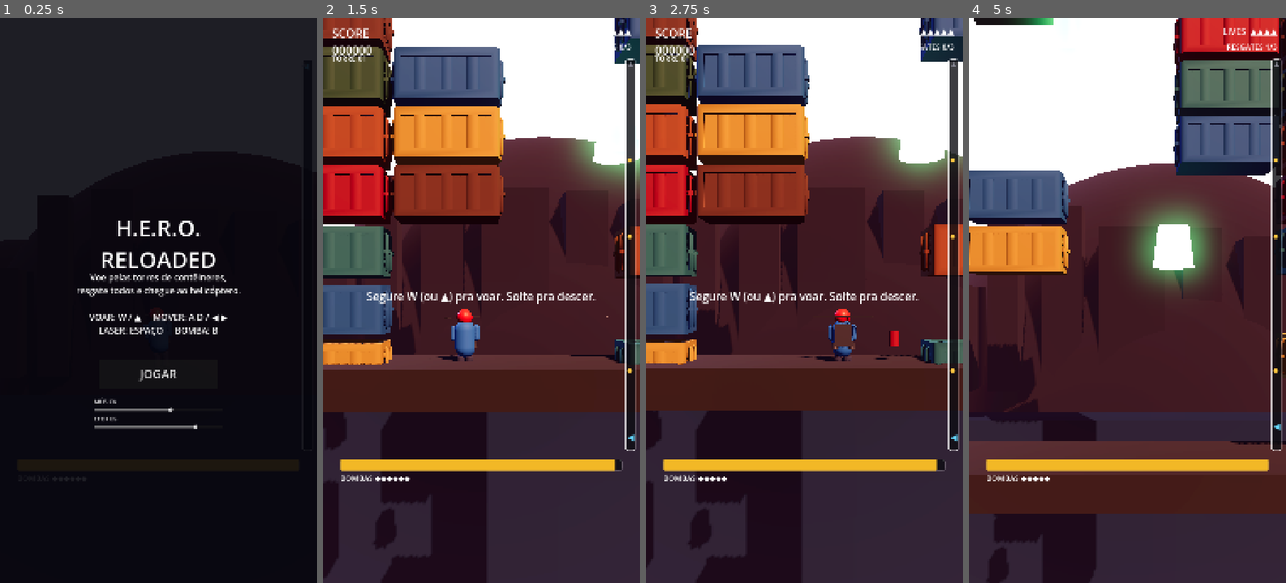
Above: before the commit, frames 1-4 (left to right).
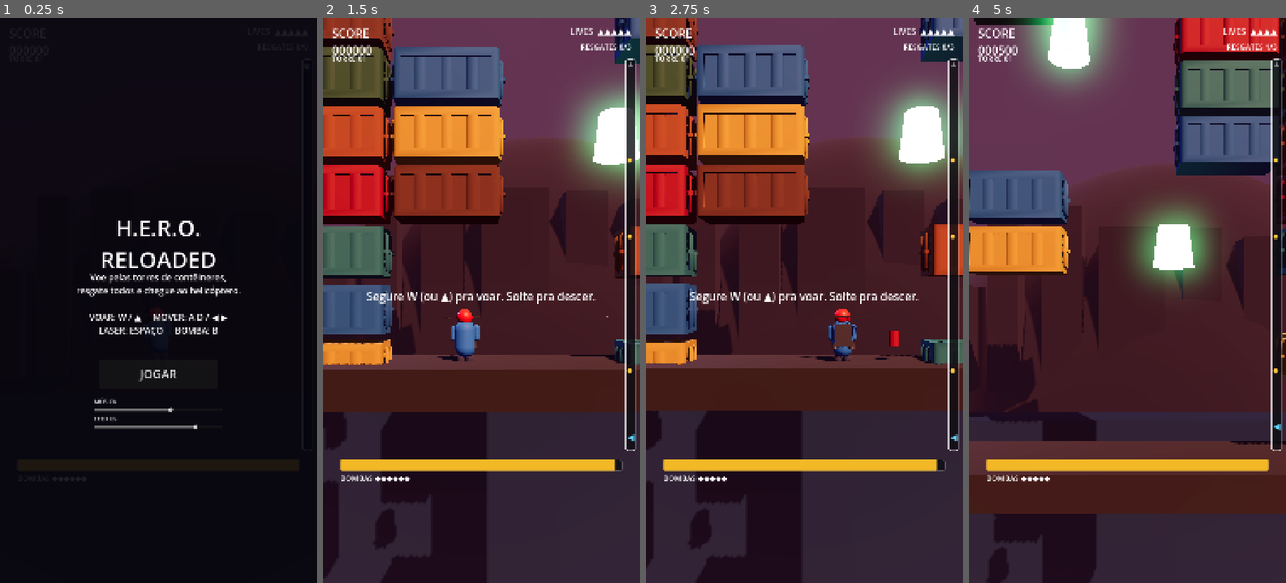
Above: after the commit, the same moments.

Repository: FabriciooPoke/hero-godot
Game: Godot game, scene res://scenes/Main.tscn
Same seed, same stepped clock (60 frames per second), same inputs: the game is played once before the commit and once after it.
Inputs (mouse positions are in pixels of both pictures, inside the frame that each line leads up to):
- Up to frame 1 (0.25 s): no input
- Up to frame 2 (1.5 s): click "JOGAR" at 0.5 s; tap Enter at 1.25 s; move the mouse to (551, 272) at 1.27 s; hold D (mover_direita) from 1.28 s (still down); tap Space (atirar) at 1.35 s; click (551, 272) at 1.42 s
- Up to frame 3 (2.75 s): move the mouse to (741, 328) at 2.02 s; release D (mover_direita) at 2.03 s; hold A (mover_esquerda) from 2.03 s (still down); tap B (bomba) at 2.1 s
- Up to frame 4 (5 s): move the mouse to (1159, 176) at 2.77 s; release A (mover_esquerda) at 2.78 s; hold W (propulsar) 2.78-3.53 s; hold D (mover_direita) 2.78-4.28 s; move the mouse to (1111, 413) at 3.52 s; tap Space (atirar) at 3.6 s; click (1111, 413) at 3.67 s; move the mouse to (1222, 385) at 4.27 s; hold A (mover_esquerda) from 4.28 s (still down); tap B (bomba) at 4.35 s

The runs differ from the first frame. In frame 2, 9.9% of the frame differs, in the area x 0-100%, y 0-37%; in frame 3, 11%; in frame 4, 16%, in the area x 0-99%, y 0-37%.

Commit message:
Troca céu procedural por cor sólida (corrige fundo branco no Safari)
ProceduralSkyMaterial depende de geração de mapa de radiância HDR
multi-pass que o WebGL2 do Safari/WebKit não suporta direito no
export Web do Godot — resultado: céu inteiro renderiza branco em vez
de preto, mesmo com o app nativo mostrando a cor certa. Trocado pra
Environment com background_mode=Color (cor sólida escura), que evita
esse pipeline por completo e funciona igual em qualquer navegador.

Co-Authored-By: Claude Sonnet 5 <noreply@anthropic.com>

Diff:
--- a/resources/default_env.tres
+++ b/resources/default_env.tres
@@ -1,15 +1,8 @@
-[gd_resource type="Environment" load_steps=2 format=3 uid="uid://l4qclh4ffpyp"]
-
-[sub_resource type="ProceduralSkyMaterial" id="ceu"]
-sky_top_color = Color(0.08, 0.08, 0.18, 1)
-sky_horizon_color = Color(0.45, 0.18, 0.22, 1)
-ground_bottom_color = Color(0.05, 0.04, 0.06, 1)
-ground_horizon_color = Color(0.35, 0.15, 0.18, 1)
-sun_angle_max = 40.0
+[gd_resource type="Environment" load_steps=1 format=3 uid="uid://l4qclh4ffpyp"]
 
 [resource]
-background_mode = 2
-sky = SubResource("ceu")
+background_mode = 1
+background_color = Color(0.09, 0.07, 0.13, 1)
 ambient_light_source = 3
 ambient_light_color = Color(0.4, 0.35, 0.45, 1)
 ambient_light_energy = 0.6
Not shown, changed: build/web/index.html
Not shown, changed: build/web/index.pck
